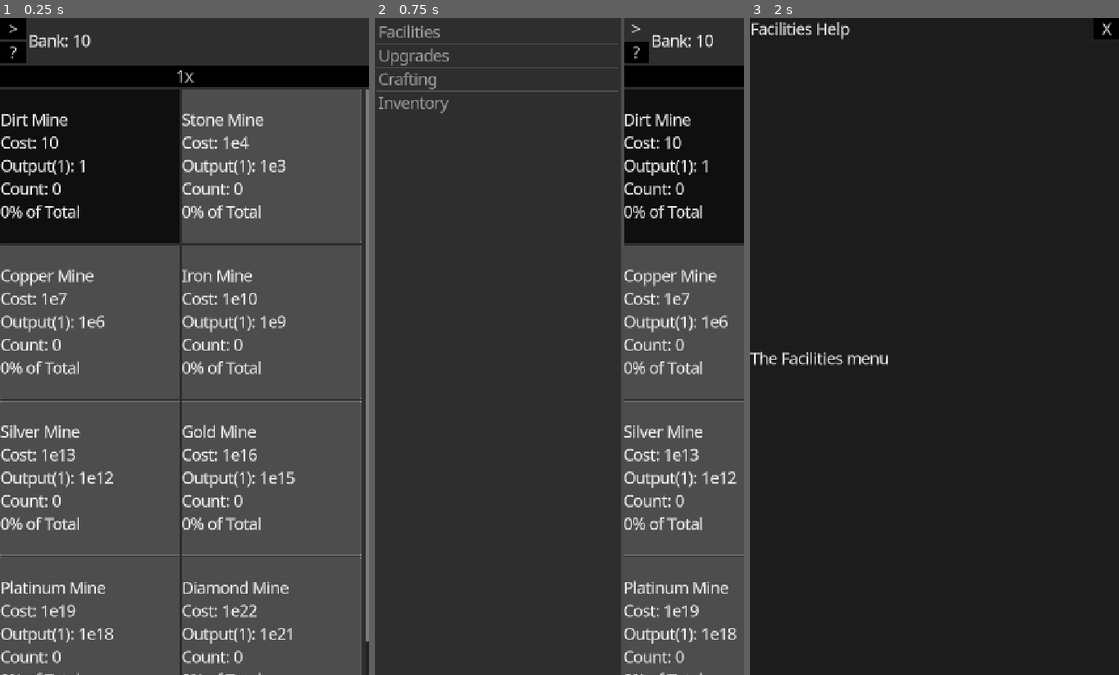
Above: before the commit, frames 1-3 (left to right).
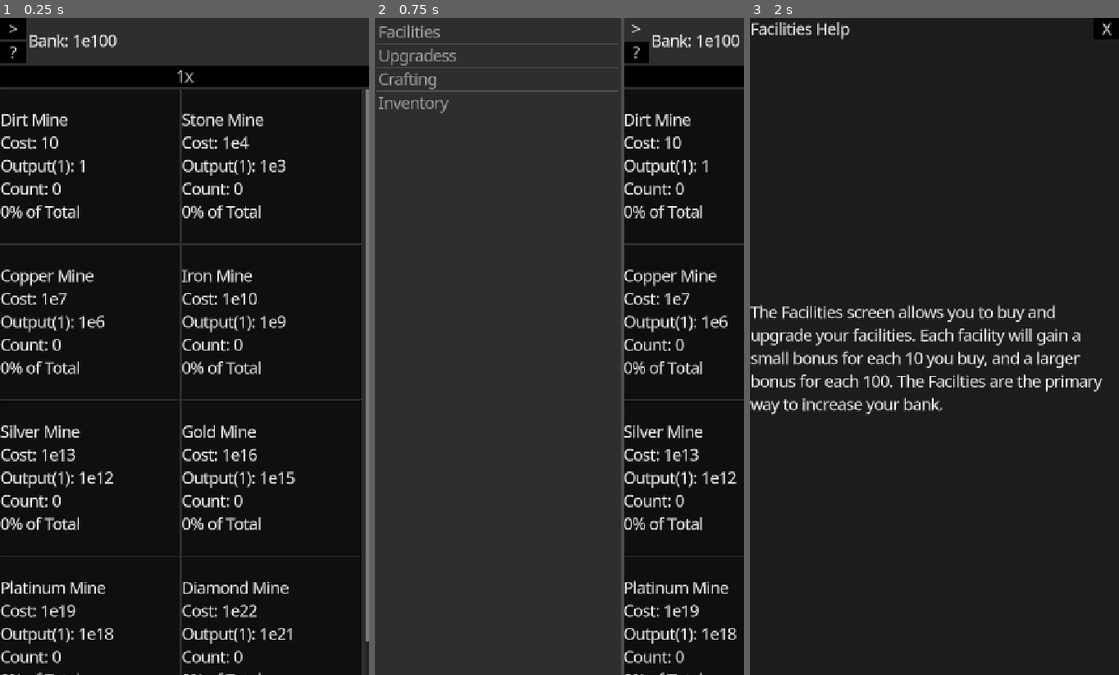
Above: after the commit, the same moments.

Repository: DylanBulfin/IncrementalGameP3
Game: Godot game, scene res://incremental_game.tscn
The game is run twice, just before and just after one commit, with the same random seed, the same clock (stepped at 60 frames per second) and the same inputs.
Inputs:
- Up to frame 1 (0.25 s): no input
- Up to frame 2 (0.75 s): click ">" at 0.5 s
- Up to frame 3 (2 s): click "?" at 1.25 s

The runs differ from the first frame. In frame 1, 72% of the frame differs, in the area x 0-98%, y 2-100%; in frame 2, 20%; in frame 3, 3.6%.

Commit message:
Add implementation for materials/crafting

Diff:
--- a/resources/entities/material.gd
+++ b/resources/entities/material.gd
@@ -7,14 +7,18 @@
 var id: int
 @export var title: String
 @export var bank_cost: float
-@export var count: int = 0
+@export var base_time_cost: float
+@export var count: float = 0
 
 # -1 means N/A
 @export var input_material1_id: int = -1
 @export var input_material2_id: int = -1
 
-@export var input_material1_count: int = 0
-@export var input_material2_count: int = 0
+@export var input_material1_count: float = 0
+@export var input_material2_count: float = 0
+
+var time_cost: float:
+	get: return base_time_cost / State.cspeed
 
 func to_dict() -> Dictionary:
 	# Count is the only non-derived field that can change during the game
--- a/resources/entities/screen.gd
+++ b/resources/entities/screen.gd
@@ -9,7 +9,7 @@
 static var scenes: Array[PackedScene] = [
 	preload("res://scenes/screens/facility_screen.tscn"),
 	preload("res://scenes/screens/upgrade_screen.tscn"),
-	preload("res://scenes/screens/dummy_screen.tscn"),
+	preload("res://scenes/screens/crafting_screen.tscn"),
 	preload("res://scenes/screens/dummy_screen.tscn"),
 	preload("res://scenes/screens/dummy_screen.tscn"),
 
--- a/resources/game_data.tres
+++ b/resources/game_data.tres
@@ -110,18 +110,30 @@
 cost_upgrade_types = Array[int]([9])
 metadata/_custom_type_script = "uid://bskj18fydavuw"
 
+[sub_resource type="Resource" id="Resource_qlxfl"]
+script = ExtResource("2_rolb0")
+title = "Gear"
+bank_cost = 1.0
+base_time_cost = 1.0
+count = 0.0
+input_material1_id = -1
+input_material2_id = -1
+input_material1_count = 0.0
+input_material2_count = 0.0
+metadata/_custom_type_script = "uid://quo18bf08mye"
+
 [sub_resource type="Resource" id="Resource_j2wbb"]
 script = ExtResource("3_rolb0")
 title = "Facilities"
 help_title = "Facilities Help"
-help_content = "The Facilities menu"
+help_content = "The Facilities screen allows you to buy and upgrade your facilities. Each facility will gain a small bonus for each 10 you buy, and a larger bonus for each 100. The Facilties are the primary way to increase your bank."
 metadata/_custom_type_script = "uid://dvq252w1v2qpw"
 
 [sub_resource type="Resource" id="Resource_63f53"]
 script = ExtResource("3_rolb0")
-title = "Upgrades"
-help_title = ""
-help_content = ""
+title = "Upgradess"
+help_title = "Upgrades Help"
+help_content = "Upgrades provide a bonus to some aspect of the game. For example, the Facility1 upgrade multiplies the Wood facility output by 2 per level. If you have a lot of available upgrades you can make use of the Buy All button, but be warned it will attempt to buy upgrades from all categories, not just the currently selected one"
 metadata/_custom_type_script = "uid://dvq252w1v2qpw"
 
 [sub_resource type="Resource" id="Resource_obpou"]
@@ -261,7 +273,7 @@
 [resource]
 script = ExtResource("3_raoho")
 facilities = Array[ExtResource("1_yqm58")]([SubResource("Resource_rolb0"), SubResource("Resource_yqm58"), SubResource("Resource_raoho"), SubResource("Resource_2r4qd"), SubResource("Resource_4oi1i"), SubResource("Resource_e1k00"), SubResource("Resource_vt7lq"), SubResource("Resource_ws21c")])
-materials = Array[ExtResource("2_rolb0")]([])
+materials = Array[ExtResource("2_rolb0")]([SubResource("Resource_qlxfl")])
 upgrades = Array[ExtResource("4_2r4qd")]([SubResource("Resource_iqldt"), SubResource("Resource_rbntb"), SubResource("Re …(295 unchanged characters)…
 screens = Array[ExtResource("3_rolb0")]([SubResource("Resource_j2wbb"), SubResource("Resource_63f53"), SubResource("Resource_obpou"), SubResource("Resource_5qh7m")])
 metadata/_custom_type_script = "uid://b3526uyrv3j5s"
--- a/resources/theme/base_theme.tres
+++ b/resources/theme/base_theme.tres
@@ -14,3 +14,4 @@
 Button/styles/hover = ExtResource("2_2hkv3")
 Button/styles/normal = ExtResource("3_7kpiq")
 Button/styles/pressed = ExtResource("4_f1f8l")
+ProgressBar/styles/background = ExtResource("3_7kpiq")
--- a/scenes/components/facility_button.gd
+++ b/scenes/components/facility_button.gd
@@ -13,7 +13,7 @@
 	if base == fac:
 		update()
 
-func _on_bank_change(bank: float) -> void:
+func _on_bank_change(_bank: float) -> void:
 	update(false)
 
 func _on_buy_count_changed(new_buy_count: int) -> void:
@@ -24,8 +24,8 @@
 	or upgrade.type in base.output_upgrade_types:
 		update()
 
-func update(update_text = true):
-	if update_text: update_text()
+func update(should_update_text: bool = true) -> void:
+	if should_update_text: update_text()
 	update_disabled()
 
 func update_text() -> void:
--- /dev/null
+++ b/scenes/components/material_button.gd
@@ -0,0 +1,50 @@
+extends Button
+
+var base: CMaterial
+
+func init(base_material: CMaterial) -> void:
+	base = base_material
+	State.bank_changed.connect(_on_bank_changed)
+	State.cspeed_changed.connect(_on_cspeed_changed)
+	base.material_changed.connect(_on_material_changed)
+
+	# Connect to the crafting speed upgrade
+	var cspeed_upgrade = State.upgrades[Upgrade.UpgradeType.CraftingSpeed as int]
+	cspeed_upgrade.upgrade_changed.connect(_on_cspeed_upgrade_changed)
+
+	update()
+
+func _on_bank_changed(_bank: float) -> void:
+	update(false)
+
+func _on_cspeed_changed(_speed: float) -> void:
+	update()
+
+func _on_material_changed(_mat: CMaterial) -> void:
+	update()
+
+func _on_cspeed_upgrade_changed(_upgrade: Upgrade) -> void:
+	update()
+
+func update(should_update_text: bool = true) -> void:
+	if should_update_text: update_text()
+	update_disabled()
+
+func update_text() -> void:
+	%MaterialLabel.text = str(
+		base.title, "\n",
+		"Bank Cost: ", Utils.format(base.bank_cost), "\n",
+		str("Material 1: ", Utils.format(base.input_material1_count), "x ", State.materials[base.input_material1_id].title, "\n") if base.input_material1_id != -1 else "",
+		str("Material 2: ", Utils.format(base.input_material2_count), "x ", State.materials[base.input_material2_id].title, "\n") if base.input_material2_id != -1 else "",
+		get_time_string(), "\n",
+		"Count: ", Utils.format(base.count)
+	)
+
+func update_disabled() -> void:
+	self.disabled = not State.can_afford_material(base)
+
+func get_time_string() -> String:
+	if base.time_cost >= 0.25:
+		return str("Crafting Time: ", Utils.format(base.time_cost), "s")
+	else:
+		return str(Utils.format(1 / base.time_cost), " recipes/sec")
--- /dev/null
+++ b/scenes/components/material_button.tscn
@@ -0,0 +1,19 @@
+[gd_scene load_steps=2 format=3 uid="uid://drxjeudfqrkte"]
+
+[ext_resource type="Script" uid="uid://c5d13o2jfyft5" path="res://scenes/components/material_button.gd" id="1_333dh"]
+
+[node name="MaterialButton" type="Button"]
+custom_minimum_size = Vector2(350, 300)
+script = ExtResource("1_333dh")
+
+[node name="CenterContainer" type="CenterContainer" parent="."]
+layout_mode = 1
+anchors_preset = 15
+anchor_right = 1.0
+anchor_bottom = 1.0
+grow_horizontal = 2
+grow_vertical = 2
+
+[node name="MaterialLabel" type="Label" parent="CenterContainer"]
+unique_name_in_owner = true
+layout_mode = 2
--- a/scenes/components/popup_container.tscn
+++ b/scenes/components/popup_container.tscn
@@ -44,4 +44,6 @@
 
 [node name="PopupText" type="Label" parent="VBoxContainer/PoputTextContainer"]
 unique_name_in_owner = true
+custom_minimum_size = Vector2(300, 0)
 layout_mode = 2
+autowrap_mode = 2
--- a/scenes/components/upgrade_button.gd
+++ b/scenes/components/upgrade_button.gd
@@ -15,8 +15,8 @@
 func _on_bank_changed(_bank: float) -> void:
 	update(false)
 
-func update(update_text = true) -> void:
-	if update_text: update_text()
+func update(should_update_text: bool = true) -> void:
+	if should_update_text: update_text()
 	update_disabled()
 
 func update_text() -> void:
--- /dev/null
+++ b/scenes/screens/crafting_screen.gd
@@ -0,0 +1,155 @@
+extends Control
+
+signal wait_signal
+
+var group: ButtonGroup = ButtonGroup.new()
+
+var is_active: bool = false
+var is_queued: bool = false # If it's slow and inactive but will activate once affordable
+var is_fast: bool = false # If running a recipe that's too fast for tweening
+var active_tween: Tween
+var active_recipe: CMaterial
+
+var last_rate: float
+
+func _ready() -> void:
+	var button_scene: PackedScene = preload("res://scenes/components/material_button.tscn")
+
+	for material: CMaterial in State.materials:
+		var node: Button = button_scene.instantiate()
+		node.init(material)
+		node.toggle_mode = true
+		node.button_group = group
+		%MaterialsContainer.add_child(node)
+
+	group.allow_unpress = true
+	group.pressed.connect(_on_pressed)
+
+	%StopCraftingButton.pressed.connect(_on_stop_crafting_pressed)
+
+	active_tween = get_tree().create_tween()
+	active_tween.kill()
+	active_recipe = State.materials[0]
+
+	State.shutdown_initiated.connect(_on_shutdown_initiated)
+	State.register_wait_signal(wait_signal)
+
+	update_text()
+
+func _process(delta: float) -> void:
+	if is_active and is_fast:
+		# Have fast-acting recipe, calculate the number of recipes
+		# that could have been created in delta seconds
+		var recipes_per_s: float = 1 / active_recipe.time_cost
+		var max_recipes: float = recipes_per_s * delta
+
+		if State.try_debit_material_cost(active_recipe, max_recipes):
+			# Can afford full frame
+			State.add_material_count(active_recipe.id, max_recipes)
+			last_rate = max_recipes / delta
+		else:
+			# Calculate how many we can afford
+			var max_count: float = max_recipes
+
+			var bank_count: float = State.bank / active_recipe.bank_cost
+			if bank_count < max_count: max_count = bank_count
+
+			if active_recipe.input_material1_id != -1:
+				var material1 = State.materials[active_recipe.input_material1_id]
+				var material1_count = material1.count / active_recipe.input_material1_count
+				if material1_count < max_count: max_count = material1_count
+			if active_recipe.input_material2_id != -1:
+				var material2 = State.materials[active_recipe.input_material2_id]
+				var material2_count = material2.count / active_recipe.input_material2_count
+				if material2_count < max_count: max_count = material2_count
+
+			if not State.try_debit_material_cost(active_recipe, max_count):
+				breakpoint # Floating point error, need to rework logic
+			State.add_material_count(active_recipe.id, max_count)
+			last_rate = max_count / delta
+	elif not is_active and is_queued and State.can_afford_material(active_recipe):
+		# We can afford another recipe, start it
+		init_tween()
+
+func _on_pressed(button: BaseButton) -> void:
+	try_activate_recipe(button.base)
+	button.set_pressed_no_signal(false)
+
+func _on_shutdown_initiated() -> void:
+	cancel_recipe()
+	# Tell global script to go ahead and shut down
+	wait_signal.emit()
+
+func _on_stop_crafting_pressed() -> void:
+	cancel_recipe()
+
+func cancel_recipe() -> void:
+	if is_active and not is_fast:
+		active_tween.kill()
+		State.refund_material_cost(active_recipe)
+
+	is_active = false
+	is_fast = false
+	is_queued = false
+
+	%ProgressBar.value = 0
+
+	update_text()
+
+func try_activate_recipe(material: CMaterial) -> void:
+	if is_active and material == active_recipe:
+		# No need to do anything
+		return
+
+	cancel_recipe()
+
+	# When time is too low, tweeners are imprecise and inefficient
+	if material.time_cost <= 0.25:
+		is_active = true
+		is_fast = true
+	else:
+		active_recipe = material
+		if State.try_debit_material_cost(active_recipe):
+			is_active = true
+		else:
+			is_queued = true
+		init_tween()
+
+	update_text()
+
+func init_tween() -> void:
+	active_tween = get_tree().create_tween()
+	active_tween.tween_property(%ProgressBar, "value", 100, active_recipe.time_cost)
+	active_tween.tween_callback(complete_tweened_recipe)
+	active_tween.set_loops()
+
+func complete_tweened_recipe() -> void:
+	State.add_material_count(active_recipe.id, 1)
+	try_start_tweened_recipe()
+
+func try_start_tweened_recipe() -> void:
+	%ProgressBar.value = 0
+
+	if not State.try_debit_material_cost(active_recipe):
+		# Failed to debit resources, halt production
+		active_tween.kill()
+		is_active = false
+		is_queued = true
+
+func update_text() -> void:
+	var top_text: String = "Crafting: None"
+	var bot_text: String = "Select a recipe below to begin"
+
+	if is_active:
+		top_text = str("Crafting: ", active_recipe.title)
+	elif is_queued:
+		top_text = str("Queued: ", active_recipe.title)
+
+	if is_queued:
+		bot_text = "0/s"
+	elif is_fast and is_active:
+		bot_text = str(last_rate, "/s total")
+	elif is_active:
+		bot_text = str(active_recipe.time_cost, "s")
+
+	%ProgressBarLabel.text = str(top_text, "\n", bot_text)
--- /dev/null
+++ b/scenes/screens/crafting_screen.tscn
@@ -0,0 +1,46 @@
+[gd_scene load_steps=2 format=3 uid="uid://337tryee8q4w"]
+
+[ext_resource type="Script" uid="uid://dordcw6yknm0v" path="res://scenes/screens/crafting_screen.gd" id="1_gyth8"]
+
+[node name="CraftingScreen" type="Control"]
+layout_mode = 3
+anchors_preset = 15
+anchor_right = 1.0
+anchor_bottom = 1.0
+grow_horizontal = 2
+grow_vertical = 2
+script = ExtResource("1_gyth8")
+
+[node name="VBoxContainer" type="VBoxContainer" parent="."]
+layout_mode = 2
+offset_right = 720.0
+offset_bottom = 1280.0
+
+[node name="ProgressBar" type="ProgressBar" parent="VBoxContainer"]
+unique_name_in_owner = true
+custom_minimum_size = Vector2(0, 100)
+layout_mode = 2
+show_percentage = false
+
+[node name="CenterContainer" type="CenterContainer" parent="VBoxContainer/ProgressBar"]
+layout_mode = 1
+anchors_preset = 15
+anchor_right = 1.0
+anchor_bottom = 1.0
+grow_horizontal = 2
+grow_vertical = 2
+
+[node name="ProgressBarLabel" type="Label" parent="VBoxContainer/ProgressBar/CenterContainer"]
+unique_name_in_owner = true
+layout_mode = 2
+text = "Crafting: Nothing"
+
+[node name="StopCraftingButton" type="Button" parent="VBoxContainer"]
+unique_name_in_owner = true
+layout_mode = 2
+text = "Stop Crafting"
+
+[node name="MaterialsContainer" type="GridContainer" parent="VBoxContainer"]
+unique_name_in_owner = true
+layout_mode = 2
+size_flags_vertical = 3
--- a/scenes/screens/upgrade_screen.gd
+++ b/scenes/screens/upgrade_screen.gd
@@ -35,27 +35,31 @@
 		upgrade_nodes.append(node)
 		%UpgradesContainer.add_child(node)
 
-	update_disabled_all()
 	activate_category(curr_category)
 
 	category_group.pressed.connect(_on_category_pressed)
 	upgrades_group.pressed.connect(_on_upgrade_pressed)
-	State.bank_changed.connect(_on_bank_changed)
+	%BuyAllButton.pressed.connect(_on_buy_all_pressed)
 
+	upgrades_group.allow_unpress = true
+
+func _on_buy_all_pressed() -> void:
+	buy_all()
 
 func _on_category_pressed(button: BaseButton) -> void:
 	var category: int = Upgrade.UpgradeCategory[button.text]
 	switch_to_category(category)
 
 func _on_upgrade_pressed(button: BaseButton) -> void:
-	if State.try_debit_bank(button.base.cost):
-		State.add_upgrade_count(button.base.id, 1)
-		update_disabled(button.base.id)
-
+	try_buy(button.base)
 	button.set_pressed_no_signal(false)
 
-func _on_bank_changed(_bank: float) -> void:
-	update_disabled_all()
+func try_buy(upgrade: Upgrade, n: int = 1) -> bool:
+	if State.try_debit_bank(upgrade.cost):
+		State.add_upgrade_count(upgrade.id, n)
+		return true
+	return false
+
 
 func switch_to_category(new_category: int) -> void:
 	if new_category == curr_category:
@@ -68,10 +72,6 @@
 	for node: Button in upgrade_nodes:
 		node.visible = node.base.category as int == category
 
-func update_disabled(id: int) -> void:
-	var node: Button = upgrade_nodes[id]
-	node.disabled = State.bank < node.base.cost
-
-func update_disabled_all() -> void:
-	for node: Button in upgrade_nodes:
-		node.disabled = State.bank < node.base.cost
+func buy_all() -> void:
+	for upgrade: Upgrade in State.upgrades:
+		while try_buy(upgrade): pass
--- a/scenes/screens/upgrade_screen.tscn
+++ b/scenes/screens/upgrade_screen.tscn
@@ -19,6 +19,11 @@
 grow_horizontal = 2
 grow_vertical = 2
 
+[node name="BuyAllButton" type="Button" parent="VBoxContainer"]
+unique_name_in_owner = true
+layout_mode = 2
+text = "Buy All"
+
 [node name="CategoryContainer" type="HBoxContainer" parent="VBoxContainer"]
 unique_name_in_owner = true
 layout_mode = 2
--- a/scripts/saver.gd
+++ b/scripts/saver.gd
@@ -14,7 +14,7 @@
 	var file: FileAccess = FileAccess.open(path, FileAccess.WRITE)
 
 	var dict: Dictionary = {
-		"bank": State.bank
+		"bank": State.bank,
 	}
 	for collection_name: String in collections_to_save:
 		dict[collection_name] = State[collection_name].map(func(d: Resource) -> Dictionary: return d.to_dict())
--- a/scripts/state.gd
+++ b/scripts/state.gd
@@ -1,7 +1,8 @@
 extends Node
 
+
 # Global non-Resource variables, signals, and helpers
-var bank: float
+var bank: float = 1e100
 signal bank_changed(bank: float)
 func try_debit_bank(amount: float) -> bool:
 	if bank >= amount:
@@ -15,6 +16,15 @@
 func init_bank(amount: float) -> void:
 	bank = amount
 	bank_changed.emit(bank)
+
+var base_cspeed: float = 1.0
+var cspeed_upgrade_multiplier: float:
+	get:
+		var cspeed_upgrade = upgrades[Upgrade.UpgradeType.CraftingSpeed as int]
+		return cspeed_upgrade.multiplier
+var cspeed: float:
+	get: return base_cspeed * cspeed_upgrade_multiplier
+signal cspeed_changed(cspeed: float)
 
 var screens: Array[Screen]
 
@@ -32,6 +42,46 @@
 	upgrades[id].upgrade_changed.emit(upgrades[id])
 
 var materials: Array[CMaterial]
+func can_afford_material(material: CMaterial, n: float = 1) -> bool:
+	var total_bank_cost = material.bank_cost * n
+
+	var res: bool = State.bank >= material.bank_cost * n
+
+	if material.input_material1_id != -1:
+		res = res and State.materials[material.input_material1_id].count \
+			>= material.input_material1_count * n
+	if material.input_material2_id == -1:
+		res = res and State.materials[material.input_material2_id].count \
+			>= material.input_material2_count * n
+
+	return res
+func try_debit_material_cost(material: CMaterial, n: float = 1) -> bool:
+	if can_afford_material(material, n):
+		bank -= material.bank_cost * n
+		bank_changed.emit(bank)
+
+		if material.input_material1_id != -1:
+			materials[material.input_material1_id].count -= material.input_material1_count * n
+			materials[material.input_material1_id].material_changed.emit(materials[material.input_material1_id])
+		if material.input_material2_id != -1:
+			materials[material.input_material2_id].count -= material.input_material2_count * n
+			materials[material.input_material2_id].material_changed.emit(materials[material.input_material2_id])
+
+		return true
+	return false
+func refund_material_cost(material: CMaterial, n: float = 1) -> void:
+	bank += material.bank_cost * n
+	bank_changed.emit(bank)
+
+	if material.input_material1_id != -1:
+		materials[material.input_material1_id].count += material.input_material1_count * n
+		materials[material.input_material1_id].material_changed.emit(materials[material.input_material1_id])
+	if material.input_material2_id != -1:
+		materials[material.input_material2_id].count += material.input_material2_count * n
+		materials[material.input_material2_id].material_changed.emit(materials[material.input_material2_id])
+func add_material_count(id: int, count: float) -> void:
+	materials[id].count += count
+	materials[id].material_changed.emit(materials[id])
 
 func update_entities(collection_name: String, dicts: Array[Dictionary]) -> void:
 	var collection: Array = self[collection_name]
@@ -60,17 +110,34 @@
 	if bank < facilities[0].cost:
 		bank = facilities[0].cost
 
-
 	Saver.load_file("user://save.json")
 
 	# Disable default quit behavior
 	get_tree().set_auto_accept_quit(false)
 
+# Shutdown related code
+signal shutdown_initiated
+var wait_signals: Array[bool] = []
+
+func register_wait_signal(sig: Signal) -> void:
+	# Add a signal which the global script will wait for before saving and exiting
+	var index = len(wait_signals)
+	wait_signals.append(false)
+	sig.connect(func(): wait_signals[index] = true)
+
 func _notification(what: int) -> void:
 	if what == NOTIFICATION_WM_CLOSE_REQUEST:
+		shutdown_initiated.emit()
+		while false in wait_signals:
+			# .1s delay
+			await get_tree().create_timer(0.1).timeout
 		# Request to close on desktop/web
 		Saver.save_file("user://save.json")
 		get_tree().quit()
 	if what == NOTIFICATION_APPLICATION_PAUSED:
+		shutdown_initiated.emit()
+		while false in wait_signals:
+			# .1s delay
+			await get_tree().create_timer(0.1).timeout
 		# Mobile app backgrounded
 		Saver.save_file("user://save.json")
Not shown: 1 places in resources/game_data.tres that only renumber resources
Not shown, added: scenes/components/material_button.gd.uid
Not shown, added: scenes/screens/crafting_screen.gd.uid
